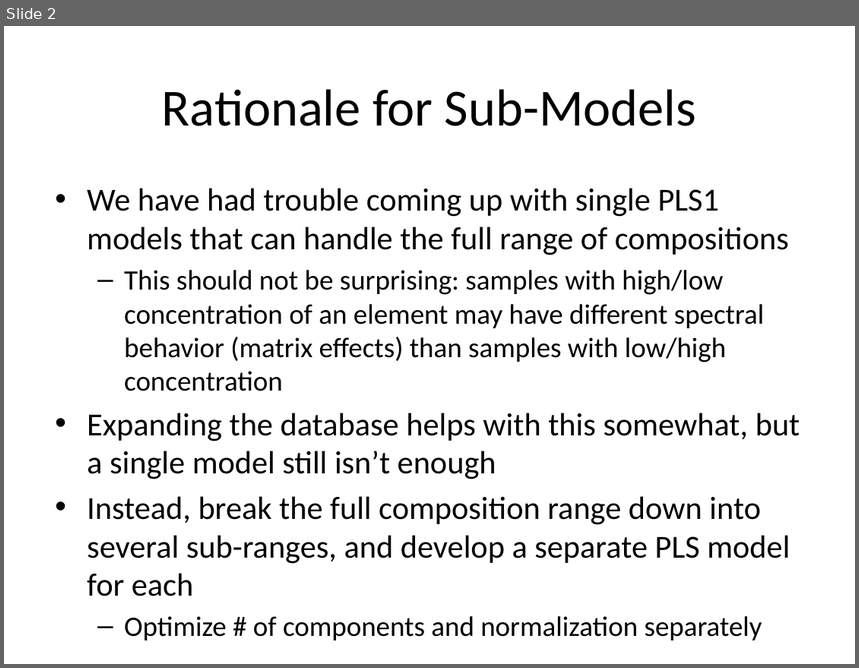
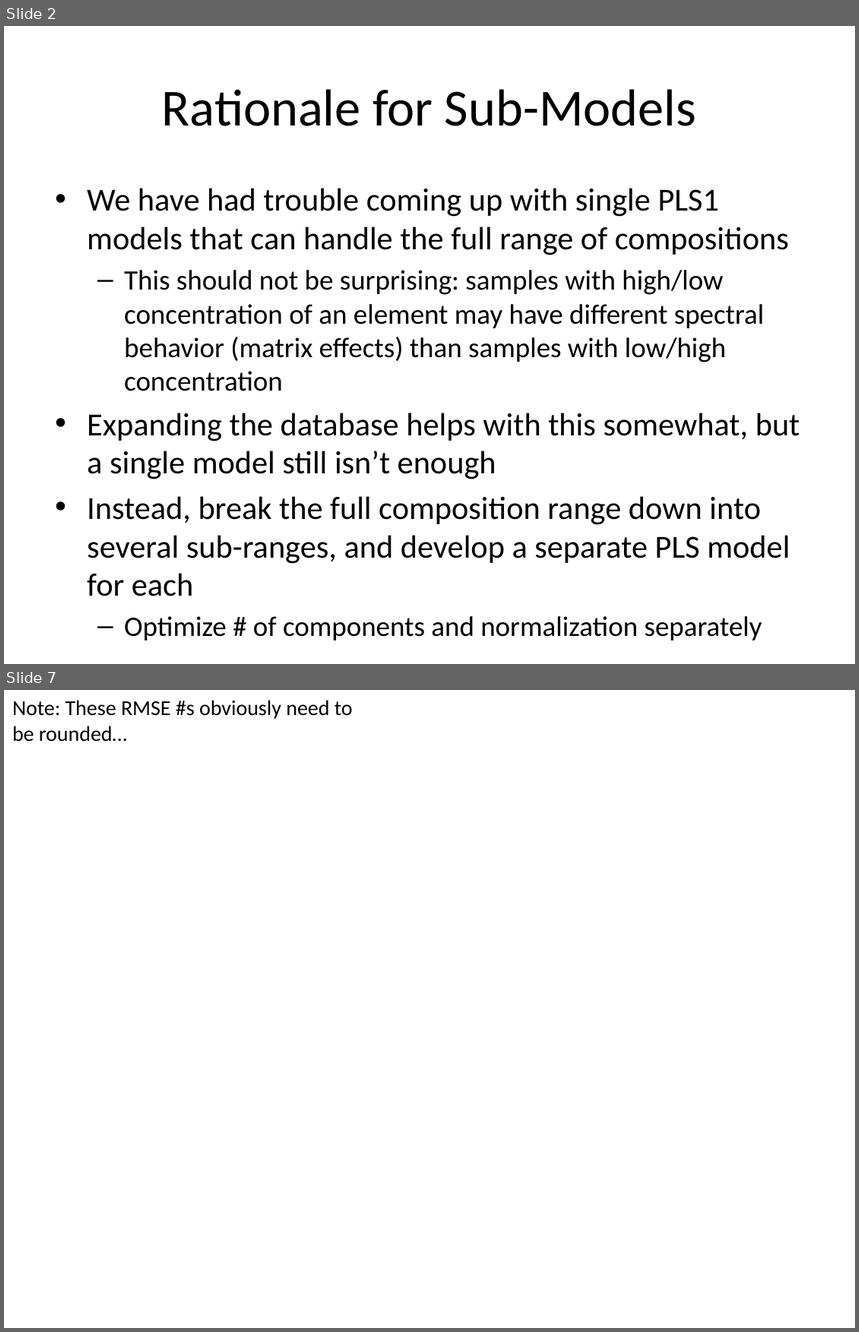
Before and after one commit to freesiemens/Working, a slide deck: ChemCam PLS1 Sub-Model Calibration.pptx. Shown one above the other, each under a label of ours: slide 2 before the commit, slides 2 and 7 after it; the slides between them are not shown. The pictures are 859x668 and 859x1332 pixels, drawn with LibreOffice and Linux fonts; fonts in the diff are those of the drawing; background and template pictures are left out. Boxes give left, top, right and bottom in pixels: in the first picture for what was removed or moved away, otherwise in the second. Text is boxed around its words. In the diff, an @@ line names an element or a change of style, - is before the commit and + after.

Commit message:
re-do MgO calcs to get RMSE cal plots

```diff
--- a/ChemCam PLS1 Sub-Model Calibration.pptx
+++ b/ChemCam PLS1 Sub-Model Calibration.pptx
@@ slide 7 added at (4,690,855,1328), background picture (left out) @@
@@ text added at (12,700,353,742), 18 pt, text #000000 @@
+Note: These RMSE #s obviously need to be rounded…
```
Also in this commit, not shown: 4 slides changed, 2 other slides added, 2 slides removed, 4 other files.
